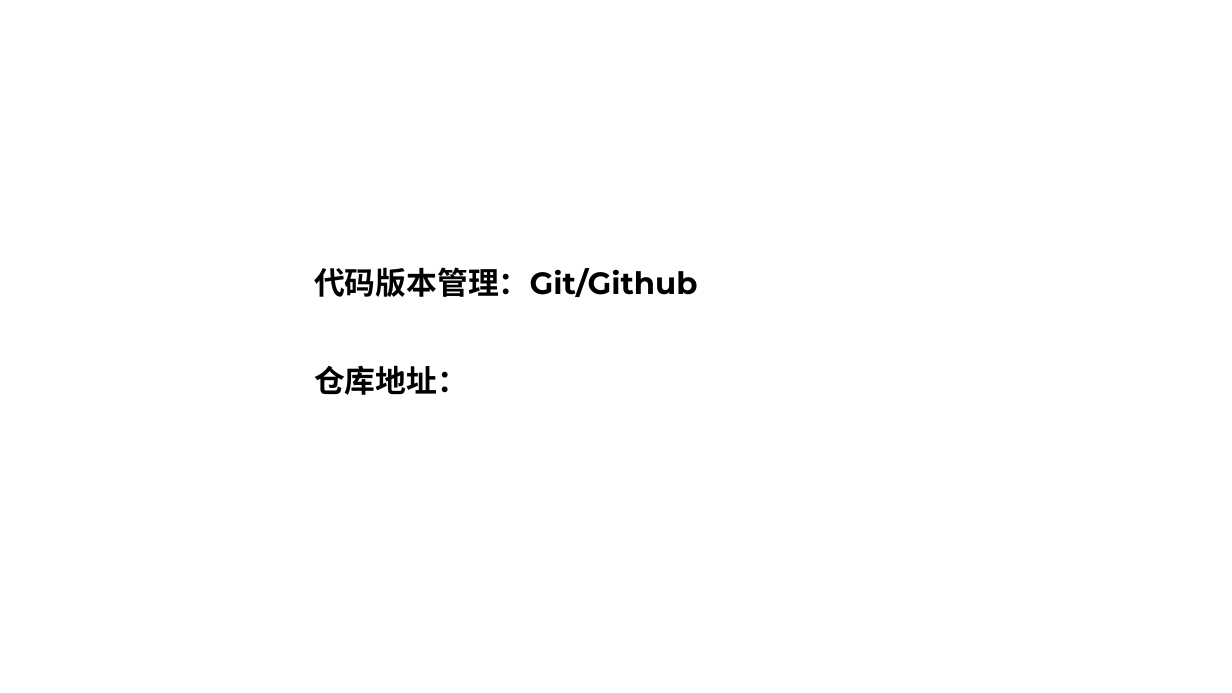
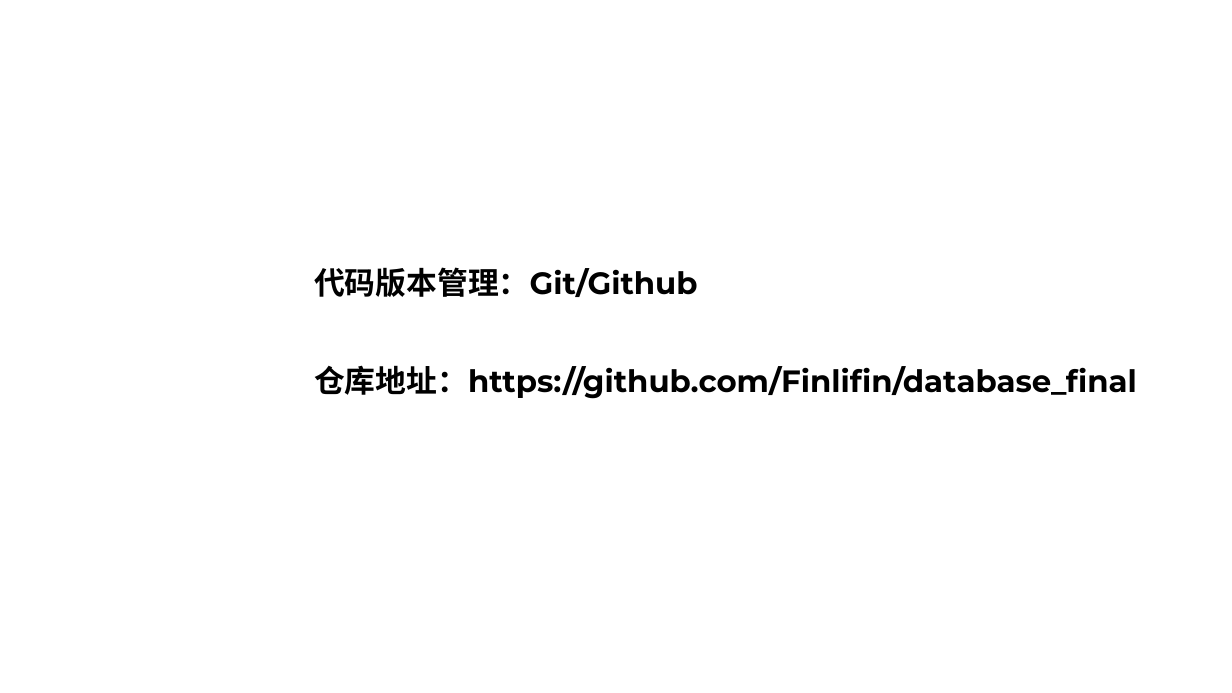
Before and after one commit to Finlifin/database_final, a slide deck: slide 3 of 数据库综合实验.pptx. Drawn at 1232x693 pixels with LibreOffice and Linux fonts; fonts in the diff are those of the drawing. Boxes give left, top, right and bottom in pixels: in the first picture for what was removed or moved away, otherwise in the second. Text is boxed around its words. In the diff, an @@ line names an element or a change of style, - is before the commit and + after.

```diff
--- a/数据库综合实验.pptx
+++ b/数据库综合实验.pptx
@@ title at [314, 365, 1137, 399]: text changed @@
-仓库地址：
+仓库地址：https://github.com/Finlifin/database_final
```
Also in this commit, not shown: 1 other slide changed, 9 slides added, 5 other files.
